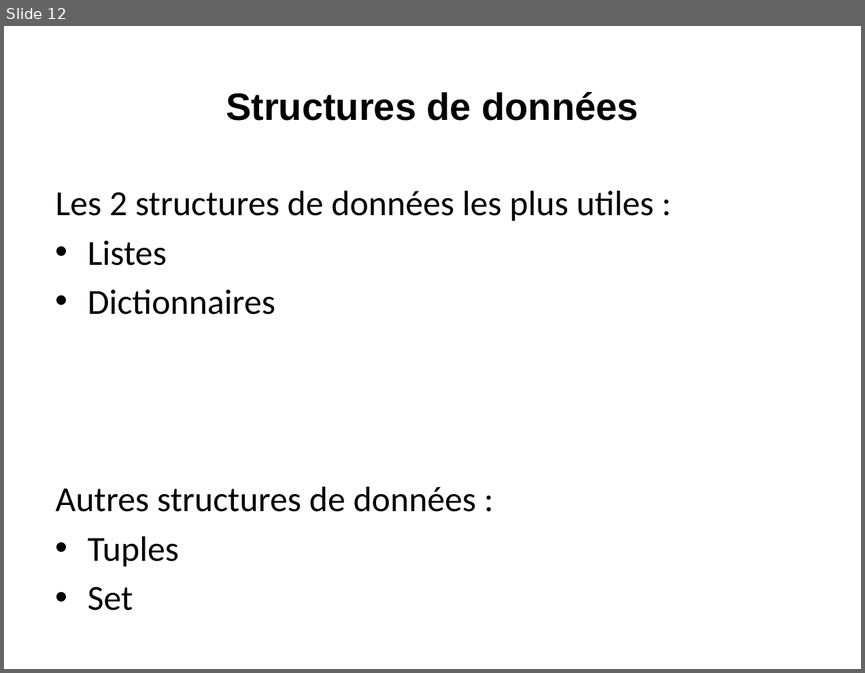
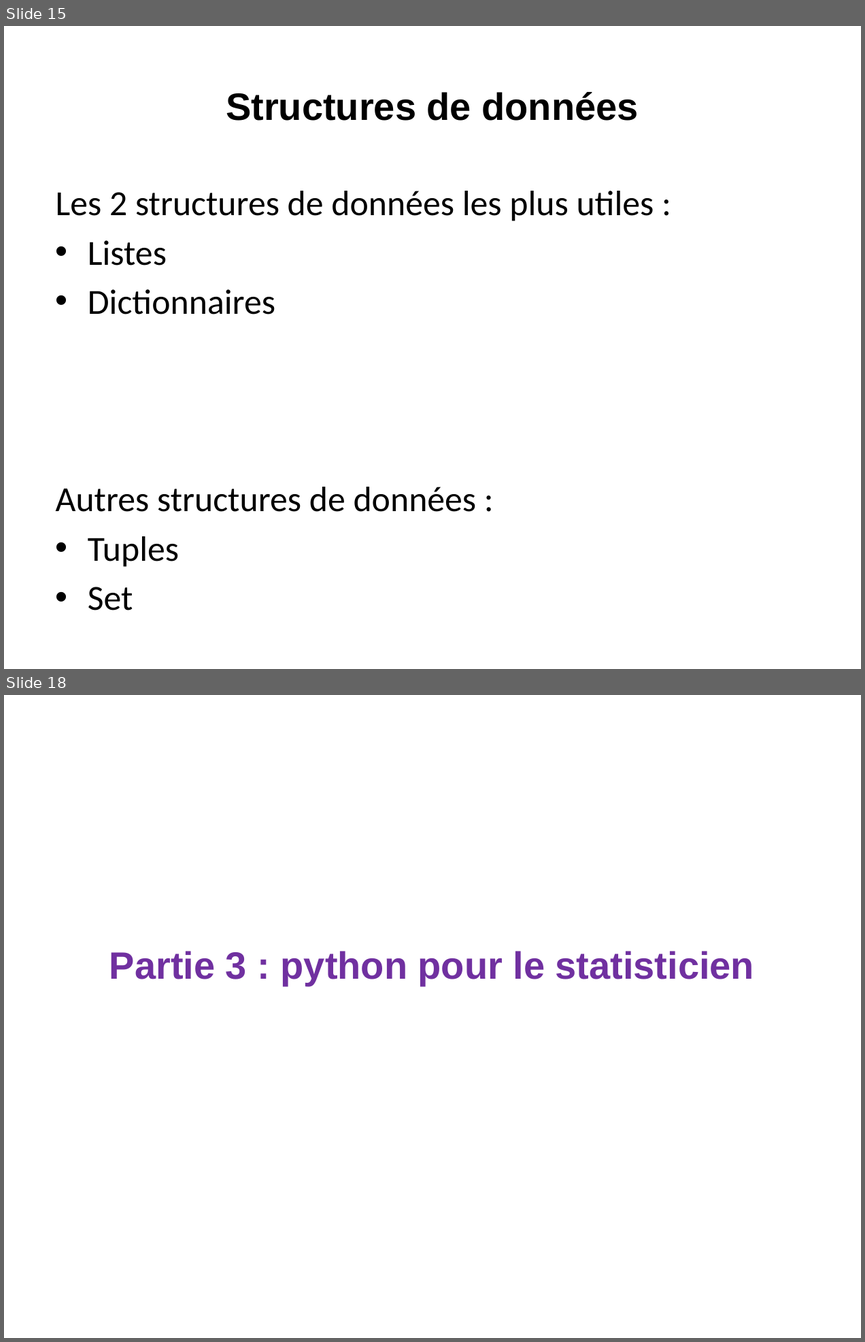
Before and after one commit to loicmidy/formation-python, a slide deck: formation python.pptx. Shown one above the other, each under a label of ours: slide 12 before the commit, slides 15 and 18 after it; the slides between them are not shown. The pictures are 865x673 and 865x1342 pixels, drawn with LibreOffice and Linux fonts; fonts in the diff are those of the drawing. Boxes give left, top, right and bottom in pixels: in the first picture for what was removed or moved away, otherwise in the second. Text is boxed around its words. In the diff, an @@ line names an element or a change of style, - is before the commit and + after.

```diff
--- a/formation python.pptx
+++ b/formation python.pptx
@@ slide 18 added at box(4, 695, 861, 1338), background #FFFFFF @@
@@ title added at box(109, 951, 754, 986), 32 pt, text #7030A0, bold @@
+Partie 3 : python pour le statisticien
@@ what was slide 12 is now slide 15 @@
```
Also in this commit, not shown: 2 slides changed, 12 other slides added, 9 other files.
